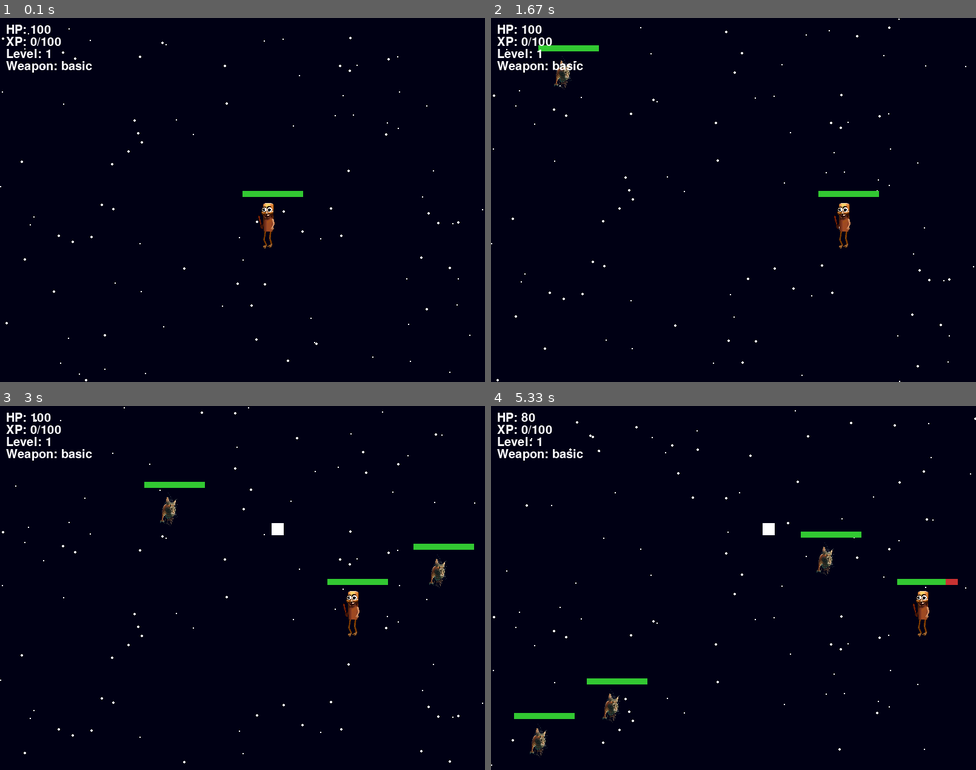
Above: before the commit, frames 1-4 (two rows, left to right).
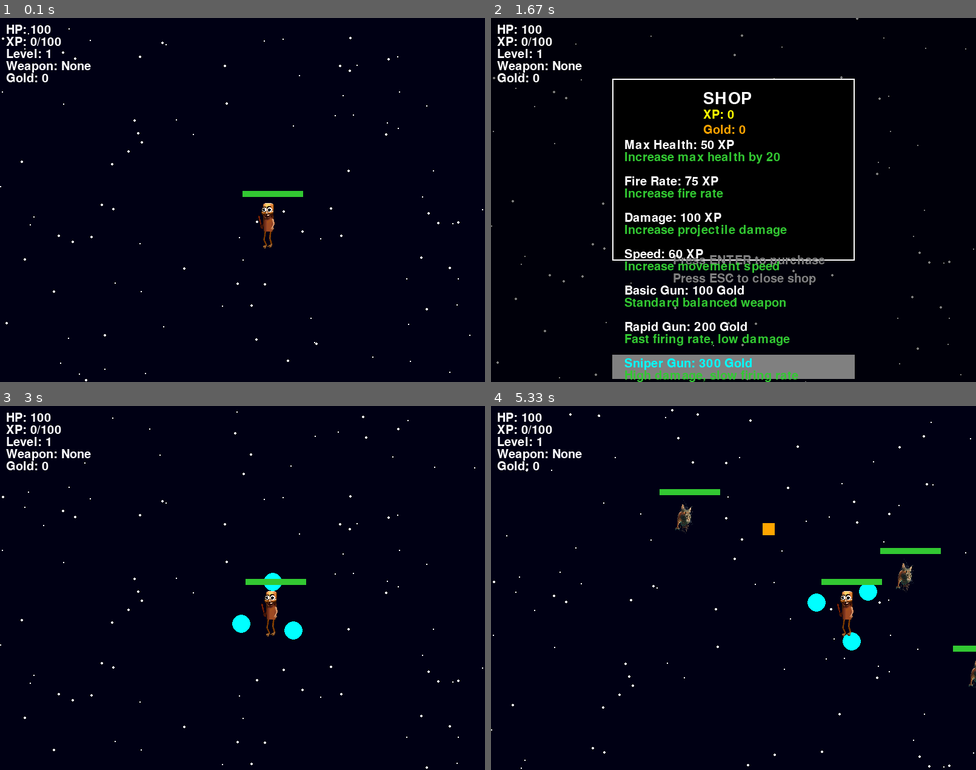
Above: after the commit, the same moments.

Repository: Ramahabir/pygame
Game: pygame game, started from game2.py
The game is run twice, just before and just after one commit, with the same random seed, the same clock (stepped at 60 frames per second) and the same inputs.
Inputs (mouse positions are in pixels of both pictures, inside the frame that each line leads up to):
- Up to frame 1 (0.1 s): no input
- Up to frame 2 (1.67 s): hold P 0.33-0.8 s; hold D 0.33-0.8 s; tap Enter at 0.83 s; hold Up 1.17-1.63 s
- Up to frame 3 (3 s): tap Enter at 1.67 s; hold Down 2-2.3 s; hold Esc 2.33-2.7 s; hold Up 2.33-2.7 s; right-click (421, 715) at 2.78 s
- Up to frame 4 (5.33 s): hold W 3.07-3.43 s; hold D 3.47-4.1 s; hold S 4.13-4.5 s; hold A 4.53-5 s; hold D from 5.03 s (still down)

The runs differ from the first frame. In frame 1, 0.2% of the frame differs, in the area x 1-19%, y 11-18%; in frame 2, 9.9%, in the area x 0-100%, y 0-100%; in frame 3, 2.5%; in frame 4, 3.8%.

Commit message:
deleted:    game.py 	modified:   game2.py

Diff:
--- a/game.py
+++ /dev/null
@@ -1,38 +0,0 @@
-import pygame
-
-pygame.init()
-screen = pygame.display.set_mode((500, 500))
-clock = pygame.time.Clock()
-
-sprite_sheet = pygame.image.load("player_idle.png").convert_alpha()
-frame_width = 96
-frame_height = 96
-frames = []
-
-# Potong tiap frame dari spritesheet
-for i in range(10):
-    frame = sprite_sheet.subsurface((i * frame_width, 0, frame_width, frame_height))
-    frames.append(frame)
-
-current_frame = 0
-animation_timer = 0
-animation_delay = 100  # ms per frame
-
-running = True
-while running:
-    dt = clock.tick(60)
-    animation_timer += dt
-
-    if animation_timer >= animation_delay:
-        current_frame = (current_frame + 1) % len(frames)
-        animation_timer = 0
-
-    for event in pygame.event.get():
-        if event.type == pygame.QUIT:
-            running = False
-
-    screen.fill((30, 30, 30))
-    screen.blit(frames[current_frame], (200, 200))
-    pygame.display.flip()
-
-pygame.quit()
--- a/game2.py
+++ b/game2.py
@@ -5,6 +5,7 @@
 import random
 import math
 
+#init
 pygame.init()
 
 WIDTH, HEIGHT = 800, 600
@@ -22,7 +23,8 @@
 YELLOW = (255, 255, 0)
 CYAN = (0, 255, 255)
 ORANGE = (255, 165, 0)
-PURPLE = (160, 32, 280)
+PURPLE = (160, 32, 240)
+GRAY = (128, 128, 128)
 
 # Bintang latar belakang
 stars = [{"x": random.randint(0, WIDTH), "y": random.randint(0, HEIGHT), "radius": random.randint(1, 2)} for _ in range(100)]
@@ -35,14 +37,21 @@
 player_xp = 0
 xp_to_level = 100
 
+# Orb settings
+orb_radius = 50  # Distance from player
+orb_size = 15    # Size of each orb
+orb_speed = 0.05 # Rotation speed
+orb_angles = [0, 2.09, 4.18]  # Start angles for 3 orbs (0, 120, 240 degrees)
+orb_active = False
+
 #Upload Gambar Mob
-player_img = pygame.image.load("player.png")  # Gambar pemain (tidak digunakan dalam kode ini)
+player_img = pygame.image.load("player.png")
 player_img = pygame.transform.scale(player_img, (80, 80))
 
-enemy_img = pygame.image.load("enemy.png")  # Gambar pemain (tidak digunakan dalam kode ini)
+enemy_img = pygame.image.load("enemy.png")
 enemy_img = pygame.transform.scale(enemy_img, (80, 80))
 
-boss_img = pygame.image.load("boss.png")  # Gambar pemain (tidak digunakan dalam kode ini)
+boss_img = pygame.image.load("boss.png")
 boss_img = pygame.transform.scale(boss_img, (80, 80))
 
 skills = {
@@ -56,7 +65,8 @@
     "rapid": {"speed": 10, "cooldown": 5, "damage": 5},
     "sniper": {"speed": 15, "cooldown": 40, "damage": 25}
 }
-current_weapon = "basic"
+
+current_weapon = None  # Player starts with no weapon
 weapon_cooldown = 0
 
 projectiles = []
@@ -66,15 +76,110 @@
 spawn_timer = 0
 boss_spawned = False
 
+# Fonts
 font = pygame.font.SysFont(None, 30)
+font_large = pygame.font.SysFont(None, 40)
+
+# Shop items
+shop_items = {
+    "Max Health": {"cost": 50, "currency": "xp", "description": "Increase max health by 20"},
+    "Fire Rate": {"cost": 75, "currency": "xp", "description": "Increase fire rate"},
+    "Damage": {"cost": 100, "currency": "xp", "description": "Increase projectile damage"},
+    "Speed": {"cost": 60, "currency": "xp", "description": "Increase movement speed"},
+    "Basic Gun": {"cost": 100, "currency": "gold", "description": "Standard balanced weapon", "type": "weapon",
+                 "stats": {"speed": 7, "cooldown": 20, "damage": 10}},
+    "Rapid Gun": {"cost": 200, "currency": "gold", "description": "Fast firing rate, low damage", "type": "weapon",
+                 "stats": {"speed": 10, "cooldown": 5, "damage": 5}},
+    "Sniper Gun": {"cost": 300, "currency": "gold", "description": "High damage, slow firing rate", "type": "weapon",
+                 "stats": {"speed": 15, "cooldown": 40, "damage": 25}}
+}
+
+player_gold = 0
+shop_active = False
+selected_item = 0
 
 def draw_health_bar(x, y, health, max_health):
     pygame.draw.rect(screen, RED, (x, y, 100, 10))
     pygame.draw.rect(screen, GREEN, (x, y, max(0, 100 * (health / max_health)), 10))
 
-def draw_text(text, x, y, color=WHITE):
-    surface = font.render(text, True, color)
+def draw_text(text, x, y, color=WHITE, large=False):
+    font_to_use = font_large if large else font
+    surface = font_to_use.render(text, True, color)
     screen.blit(surface, (x, y))
+
+def draw_shop():
+    # Draw semi-transparent background
+    shop_bg = pygame.Surface((WIDTH, HEIGHT))
+    shop_bg.fill(BLACK)
+    shop_bg.set_alpha(128)
+    screen.blit(shop_bg, (0, 0))
+
+    # Draw shop panel
+    panel_rect = pygame.Rect(WIDTH//4, HEIGHT//4 - 50, WIDTH//2, HEIGHT//2)
+    pygame.draw.rect(screen, BLACK, panel_rect)
+    pygame.draw.rect(screen, WHITE, panel_rect, 2)
+
+    # Draw instructions
+    draw_text("Press ESC to close shop", WIDTH//2 - 100, HEIGHT//4 + HEIGHT//2 - 30, GRAY)
+    draw_text("Press ENTER to purchase", WIDTH//2 - 100, HEIGHT//4 + HEIGHT//2 - 60, GRAY)
+
+    # Draw shop title
+    draw_text("SHOP", WIDTH//2 - 50, HEIGHT//4 - 30, WHITE, True)
+    draw_text(f"XP: {player_xp}", WIDTH//2 - 50, HEIGHT//4, YELLOW)
+    draw_text(f"Gold: {player_gold}", WIDTH//2 - 50, HEIGHT//4 + 25, ORANGE)
+
+    # Draw shop items
+    for i, (item_name, item_info) in enumerate(shop_items.items()):
+        y_pos = HEIGHT//4 + 50 + i * 60
+        color = CYAN if i == selected_item else WHITE
+        if i == selected_item:
+            pygame.draw.rect(screen, GRAY, (WIDTH//4, y_pos - 5, WIDTH//2, 40))
+
+        currency = "Gold" if item_info['currency'] == "gold" else "XP"
+        draw_text(f"{item_name}: {item_info['cost']} {currency}", WIDTH//4 + 20, y_pos, color)
+        draw_text(item_info['description'], WIDTH//4 + 20, y_pos + 20, GREEN)
+
+def purchase_item():
+    global player_xp, player_gold, max_health, shop_active, player_health, current_weapon, weapons
+    item_name = list(shop_items.keys())[selected_item]
+    item = shop_items[item_name]
+
+    # Check if player has enough currency
+    if item['currency'] == "gold":
+        if player_gold < item['cost']:
+            draw_text("Not enough gold!", WIDTH//2 - 60, HEIGHT//4 - 60, RED)
+            pygame.display.flip()
+            pygame.time.wait(500)
+            return
+        player_gold -= item['cost']
+    else:  # XP currency
+        if player_xp < item['cost']:
+            draw_text("Not enough XP!", WIDTH//2 - 60, HEIGHT//4 - 60, RED)
+            pygame.display.flip()
+            pygame.time.wait(500)
+            return
+        player_xp -= item['cost']
+
+    # Apply item effects
+    if item.get("type") == "weapon":
+        weapon_name = item_name.lower().replace(" ", "")
+        current_weapon = weapon_name
+        weapons[weapon_name] = item["stats"]
+    elif item_name == "Max Health":
+        old_health_percent = player_health / max_health
+        max_health += 20
+        player_health = int(old_health_percent * max_health)
+    elif item_name == "Fire Rate":
+        skills["fire_rate"] += 0.3
+    elif item_name == "Damage":
+        skills["projectile_damage"] += 5
+    elif item_name == "Speed":
+        skills["speed"] += 1
+
+    # Visual feedback
+    draw_text("Item purchased!", WIDTH//2 - 60, HEIGHT//4 - 60, GREEN)
+    pygame.display.flip()
+    pygame.time.wait(500)
 
 def spawn_enemy():
     x = random.choice([0, WIDTH])
@@ -82,7 +187,7 @@
     return {"rect": pygame.Rect(x, y, 80, 80), "health": 30, "damage": 10, "xp": 25}
 
 def spawn_powerup():
-    kind = random.choice(["heal", "xp", "weapon"])
+    kind = random.choice(["heal", "xp", "gold"])
     rect = pygame.Rect(random.randint(0, WIDTH-30), random.randint(0, HEIGHT-30), 20, 20)
     powerups.append((kind, rect))
 
@@ -107,96 +212,118 @@
             star["y"] = 0
             star["x"] = random.randint(0, WIDTH)
 
-    # Input pemain
-    keys = pygame.key.get_pressed()
-    dx = dy = 0
-    if keys[pygame.K_w]: dy = -skills["speed"]
-    if keys[pygame.K_s]: dy = skills["speed"]
-    if keys[pygame.K_a]: dx = -skills["speed"]
-    if keys[pygame.K_d]: dx = skills["speed"]
-
-    player.move_ip(dx, dy)
-    player.clamp_ip(screen.get_rect())
+    # Input pemain (only if shop is not active)
+    if not shop_active:
+        keys = pygame.key.get_pressed()
+        dx = dy = 0
+        if keys[pygame.K_w]: dy = -skills["speed"]
+        if keys[pygame.K_s]: dy = skills["speed"]
+        if keys[pygame.K_a]: dx = -skills["speed"]
+        if keys[pygame.K_d]: dx = skills["speed"]
+
+        player.move_ip(dx, dy)
+        player.clamp_ip(screen.get_rect())
 
     for event in pygame.event.get():
         if event.type == pygame.QUIT:
             running = False
         if event.type == pygame.KEYDOWN:
-            if event.key == pygame.K_1:
-                current_weapon = "basic"
-            elif event.key == pygame.K_2:
-                current_weapon = "rapid"
-            elif event.key == pygame.K_3:
-                current_weapon = "sniper"
-
-    if keys[pygame.K_SPACE] and weapon_cooldown == 0:
-        mx, my = pygame.mouse.get_pos()
-        angle = math.atan2(my - player.centery, mx - player.centerx)
-        dx = math.cos(angle) * weapons[current_weapon]["speed"]
-        dy = math.sin(angle) * weapons[current_weapon]["speed"]
-        projectiles.append({
-            "rect": pygame.Rect(player.centerx, player.centery, 10, 10),
-            "dx": dx,
-            "dy": dy,
-            "damage": weapons[current_weapon]["damage"]
-        })
-        weapon_cooldown = weapons[current_weapon]["cooldown"]
+            if event.key == pygame.K_p:  # Toggle shop
+                shop_active = not shop_active
+
+            # Shop controls
+            if shop_active:
+                if event.key == pygame.K_UP:
+                    selected_item = (selected_item - 1) % len(shop_items)
+                elif event.key == pygame.K_DOWN:
+                    selected_item = (selected_item + 1) % len(shop_items)
+                elif event.key == pygame.K_RETURN:  # Enter key to purchase
+                    purchase_item()
+                elif event.key == pygame.K_ESCAPE:  # ESC to close shop
+                    shop_active = False
+
+        if event.type == pygame.MOUSEBUTTONDOWN:
+            if event.button == 3:  # Right click
+                orb_active = not orb_active  # Toggle orbs
+
+    # Only allow shooting if shop is not active and player has a weapon
+    if not shop_active and current_weapon:
+        if keys[pygame.K_SPACE] and weapon_cooldown == 0:
+            mx, my = pygame.mouse.get_pos()
+            angle = math.atan2(my - player.centery, mx - player.centerx)
+            weapon = weapons[current_weapon]
+            dx = math.cos(angle) * weapon["speed"]
+            dy = math.sin(angle) * weapon["speed"]
+            projectiles.append({
+                "rect": pygame.Rect(player.centerx, player.centery, 10, 10),
+                "dx": dx,
+                "dy": dy,
+                "damage": weapon["damage"]
+            })
+            weapon_cooldown = weapon["cooldown"]
 
     if weapon_cooldown > 0:
         weapon_cooldown -= 1
 
-    for proj in projectiles[:]:
-        proj["rect"].x += proj["dx"]
-        proj["rect"].y += proj["dy"]
-        if not screen.get_rect().contains(proj["rect"]):
-            projectiles.remove(proj)
-
-    for enemy in enemies[:]:
-        angle = math.atan2(player.centery - enemy["rect"].centery, player.centerx - enemy["rect"].centerx)
-        enemy["rect"].x += math.cos(angle) * 2
-        enemy["rect"].y += math.sin(angle) * 2
-
-        if player.colliderect(enemy["rect"]):
-            player_health -= enemy["damage"]
-            enemies.remove(enemy)
-
+    # Only update projectiles and enemies if shop is not active
+    if not shop_active:
         for proj in projectiles[:]:
-            if proj["rect"].colliderect(enemy["rect"]):
-                enemy["health"] -= proj["damage"]
-                if enemy["health"] <= 0:
-                    player_xp += enemy["xp"]
-                    enemies.remove(enemy)
+            proj["rect"].x += proj["dx"]
+            proj["rect"].y += proj["dy"]
+            if not screen.get_rect().contains(proj["rect"]):
                 projectiles.remove(proj)
-                break
-
-    if not boss_spawned and player_level >= 5:
-        boss = {"rect": pygame.Rect(100, 100, 80, 80), "health": 500, "damage": 20}
-        boss_spawned = True
-
-    if boss:
-        angle = math.atan2(player.centery - boss["rect"].centery, player.centerx - boss["rect"].centerx)
-        boss["rect"].x += math.cos(angle) * 1
-        boss["rect"].y += math.sin(angle) * 1
-        if boss["rect"].colliderect(player):
-            player_health -= boss["damage"] // 10
-
-        for proj in projectiles[:]:
-            if proj["rect"].colliderect(boss["rect"]):
-                boss["health"] -= proj["damage"]
-                projectiles.remove(proj)
-                if boss["health"] <= 0:
-                    boss = None
-                    draw_text("YOU DEFEATED THE BOSS!", WIDTH//2 - 150, HEIGHT//2, CYAN)
-
-        screen.blit(boss_img, boss["rect"].topleft)
-        draw_health_bar(boss["rect"].x, boss["rect"].y - 10, boss["health"], 500)
-
-    spawn_timer += 1
-    if spawn_timer >= 60:
-        enemies.append(spawn_enemy())
-        if random.random() < 0.3:
-            spawn_powerup()
-        spawn_timer = 0
+
+        for enemy in enemies[:]:
+            angle = math.atan2(player.centery - enemy["rect"].centery, player.centerx - enemy["rect"].centerx)
+            enemy["rect"].x += math.cos(angle) * 2
+            enemy["rect"].y += math.sin(angle) * 2
+
+            if player.colliderect(enemy["rect"]):
+                player_health -= enemy["damage"]
+                enemies.remove(enemy)
+                continue
+
+            for proj in projectiles[:]:
+                if proj["rect"].colliderect(enemy["rect"]):
+                    enemy["health"] -= proj["damage"]
+                    if enemy["health"] <= 0:
+                        player_xp += enemy["xp"]
+                        enemies.remove(enemy)
+                    projectiles.remove(proj)
+                    break
+
+    # Only update boss if shop is not active
+    if not shop_active:
+        if not boss_spawned and player_level >= 5:
+            boss = {"rect": pygame.Rect(100, 100, 80, 80), "health": 500, "damage": 20}
+            boss_spawned = True
+
+        if boss:
+            angle = math.atan2(player.centery - boss["rect"].centery, player.centerx - boss["rect"].centerx)
+            boss["rect"].x += math.cos(angle) * 1
+            boss["rect"].y += math.sin(angle) * 1
+            if boss["rect"].colliderect(player):
+                player_health -= boss["damage"] // 10
+
+            for proj in projectiles[:]:
+                if proj["rect"].colliderect(boss["rect"]):
+                    boss["health"] -= proj["damage"]
+                    projectiles.remove(proj)
+                    if boss["health"] <= 0:
+                        boss = None
+                        draw_text("YOU DEFEATED THE BOSS!", WIDTH//2 - 150, HEIGHT//2, CYAN)
+
+            screen.blit(boss_img, boss["rect"].topleft)
+            draw_health_bar(boss["rect"].x, boss["rect"].y - 10, boss["health"], 500)
+
+    # Only spawn enemies if shop is not active
+    if not shop_active:
+        spawn_timer += 1
+        if spawn_timer >= 60:
+            enemies.append(spawn_enemy())
+            if random.random() < 0.3:
+                spawn_powerup()
+            spawn_timer = 0
 
     for kind, rect in powerups[:]:
         if player.colliderect(rect):
@@ -204,32 +331,63 @@
                 player_health = min(max_health, player_health + 20)
             elif kind == "xp":
                 player_xp += 50
-            elif kind == "weapon":
-                current_weapon = random.choice(list(weapons.keys()))
+            elif kind == "gold":
+                player_gold += 25
             powerups.remove((kind, rect))
-        color = YELLOW if kind == "heal" else (CYAN if kind == "xp" else WHITE)
+        color = YELLOW if kind == "heal" else (CYAN if kind == "xp" else ORANGE)  # Gold is orange
         pygame.draw.rect(screen, color, rect)
 
     while player_xp >= xp_to_level:
         player_xp -= xp_to_level
         level_up()
 
-    # Draw entities
-    screen.blit(player_img, player.topleft)
-    draw_health_bar(player.x, player.y - 15, player_health, max_health)
-
-    for enemy in enemies:
-        screen.blit(enemy_img, enemy["rect"].topleft)
-        draw_health_bar(enemy["rect"].x, enemy["rect"].y - 10, enemy["health"], 30)
-
-    for proj in projectiles:
-        pygame.draw.rect(screen, ORANGE, proj["rect"])
+    # Update game state only if shop is not active
+    if not shop_active:
+        # Update and draw orbs
+        if orb_active:
+            # Update orb positions
+            for i in range(len(orb_angles)):
+                orb_angles[i] = (orb_angles[i] + orb_speed) % (2 * math.pi)
+                orb_x = player.centerx + math.cos(orb_angles[i]) * orb_radius
+                orb_y = player.centery + math.sin(orb_angles[i]) * orb_radius
+
+                # Draw orb
+                pygame.draw.circle(screen, CYAN, (int(orb_x), int(orb_y)), orb_size)
+
+                # Check for enemy collisions
+                orb_rect = pygame.Rect(orb_x - orb_size, orb_y - orb_size, orb_size * 2, orb_size * 2)
+                for enemy in enemies[:]:
+                    if orb_rect.colliderect(enemy["rect"]):
+                        # Calculate push direction away from player
+                        dx = enemy["rect"].centerx - player.centerx
+                        dy = enemy["rect"].centery - player.centery
+                        # Normalize and apply push force
+                        length = math.sqrt(dx * dx + dy * dy)
+                        if length > 0:
+                            dx = dx / length * 20  # Push force
+                            dy = dy / length * 20
+                            enemy["rect"].x += dx
+                            enemy["rect"].y += dy
+
+        screen.blit(player_img, player.topleft)
+        draw_health_bar(player.x, player.y - 15, player_health, max_health)
+
+        for enemy in enemies:
+            screen.blit(enemy_img, enemy["rect"].topleft)
+            draw_health_bar(enemy["rect"].x, enemy["rect"].y - 10, enemy["health"], 30)
+
+        for proj in projectiles:
+            pygame.draw.rect(screen, ORANGE, proj["rect"])
+    else:
+        # Draw shop UI when active
+        draw_shop()
 
     # UI
     draw_text(f"HP: {player_health}", 10, 10)
     draw_text(f"XP: {player_xp}/{xp_to_level}", 10, 30)
     draw_text(f"Level: {player_level}", 10, 50)
-    draw_text(f"Weapon: {current_weapon}", 10, 70)
+    draw_text(f"Weapon: {current_weapon if current_weapon else 'None'}", 10, 70)
+    draw_text(f"Gold: {player_gold}", 10, 90)
 
     if player_health <= 0:
         draw_text("YOU DIED", WIDTH//2 - 60, HEIGHT//2, RED)
